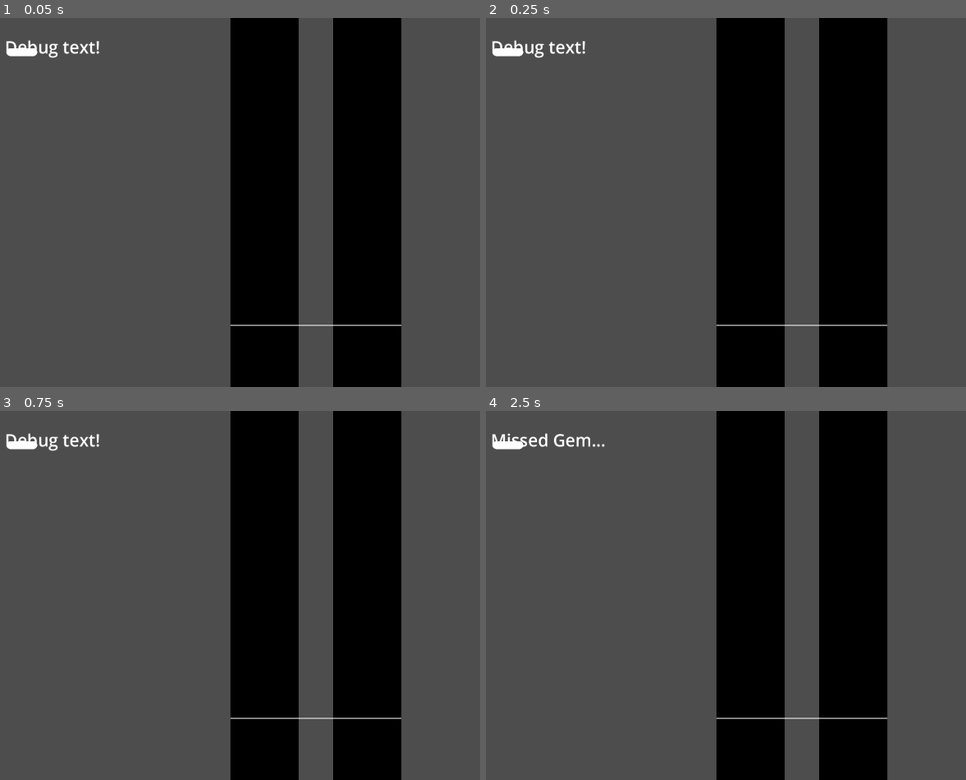
Above: before the commit, frames 1-4 (two rows, left to right).
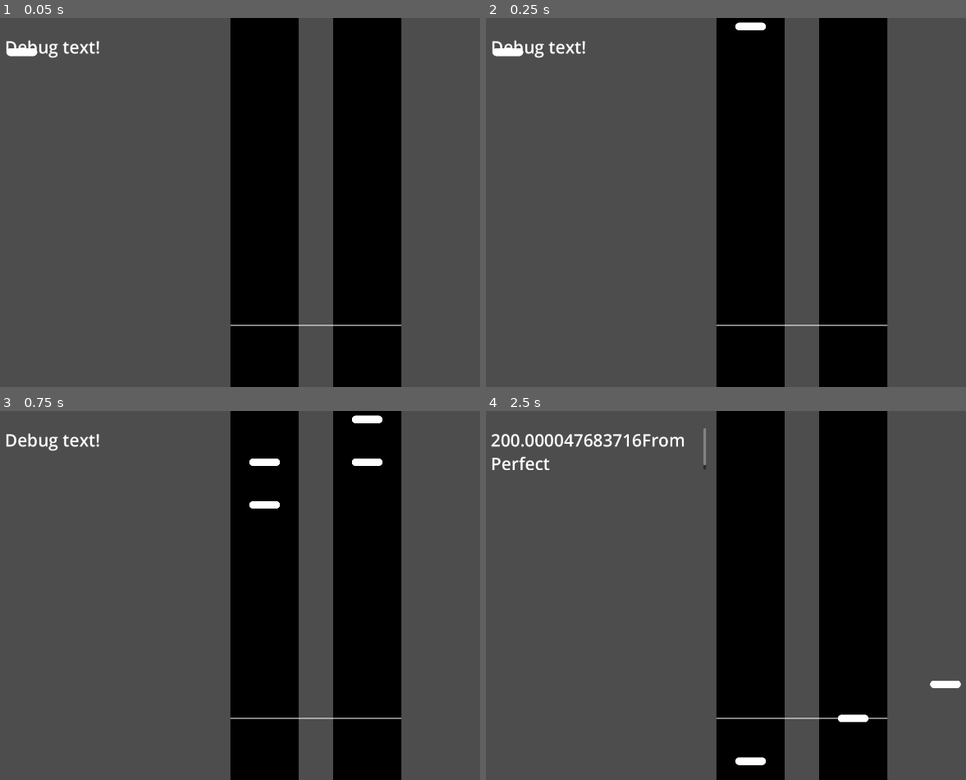
Above: after the commit, the same moments.

Repository: steamboatsonic/JamBop
Game: Godot game, scene res://Gameplay.tscn
The game is run twice, just before and just after one commit, with the same random seed, the same clock (stepped at 60 frames per second) and the same inputs.
Inputs:
- Up to frame 1 (0.05 s): no input
- Up to frame 2 (0.25 s): no input
- Up to frame 3 (0.75 s): hold D (Right) from 0.53 s (still down); hold Right (AButton) from 0.53 s (still down)
- Up to frame 4 (2.5 s): release D (Right) at 1.28 s; release Right (AButton) at 1.28 s; hold S (Down) 1.28-2.03 s; tap Down (BButton) at 1.35 s; hold D (Right) from 2.03 s (still down); hold Up (XButton) from 2.03 s (still down)

Frame 1 is identical in both runs. In frame 2, 0.1% of the frame differs, in the area x 51-59%, y 1-4%; in frame 3, 0.6%; in frame 4, 1.5%, in the area x 1-99%, y 4-96%.

Commit message:
Really Slide On Hit
-

Diff:
--- a/GemManager.gd
+++ b/GemManager.gd
@@ -104,7 +104,10 @@
 
 			#skip gems if they are in the wrong lane or have already completed
 			while gem[gemToHit].get_meta("Lane") != laneToHit  \
-				|| gem[gemToHit].get_meta("TimingMSec") < timingOfHit - timingWindow.back():
+				|| gem[gemToHit].get_meta("TimingMSec") < timingOfHit - timingWindow.back() \
+				|| gem[gemToHit].get_meta("Status") == "Missed" \
+				|| gem[gemToHit].get_meta("Status") == "Hit" \
+				|| gem[gemToHit].get_meta("Status") == "Completed":
 					#if the gem we're checking hasn't reached the timing window yet, no gem was hit
 					if gem[gemToHit].get_meta("TimingMSec") > timingOfHit + timingWindow.back():
 						break;
@@ -112,11 +115,12 @@
 
 			# we either found the next gem in the lane, or found there are no gems in the lane
 			# if the gem we cycled to is in the lane and in the timing window
-			if gem[gemToHit].get_meta("Lane") == laneToHit \
-				and gem[gemToHit].get_meta("TimingMSec") > timingOfHit - timingWindow.back() \
-				and gem[gemToHit].get_meta("TimingMSec") < timingOfHit + timingWindow.back():
-					somethingToHit = true;
-					gem[gemToHit].hit(timingOfHit);
+			if gemToHit < gem.size():
+				if gem[gemToHit].get_meta("Lane") == laneToHit \
+					and gem[gemToHit].get_meta("TimingMSec") > timingOfHit - timingWindow.back() \
+					and gem[gemToHit].get_meta("TimingMSec") < timingOfHit + timingWindow.back():
+						somethingToHit = true;
+						gem[gemToHit].hit(timingOfHit);
 
 		# Now look for gems that have left the playfield without being hit
 		# Doing it here instead of gem.gd to make sure inputs were considered first
@@ -127,7 +131,7 @@
 				gem[gemToHit].miss();
 				nextGem += 1;
 				if nextGem >= gem.size():
-					writeDebug("All gems accounted for")
+					# writeDebug("All gems accounted for")
 					stage = 2;
 					break
 
--- a/gem.gd
+++ b/gem.gd
@@ -11,7 +11,7 @@
 	set_meta("Active", true); # Hasn't been hit or missed yet
 	set_meta("InRange", false); # Is inside the timing window
 	#OffScreen, OnScreen, InRange, Missed, Hit, Completed
-	set_meta("Status", "Offscreen");
+	set_meta("Status", "OffScreen");
 
 	xPosition = 100.00;
 
@@ -36,7 +36,6 @@
 	if get_meta("Status") == "OffScreen":
 		if get_meta("MSecUntilPerfect") < 900 / gemManager.get_meta("gravity"):
 			set_meta("Status", "OnScreen")
-			writeDebug("On Screen");
 
 	#if earlier stage than InRange, check if it's InRange
 	if get_meta("Status") == "OnScreen":
@@ -66,7 +65,7 @@
 			position = Vector2(
 			position.x + 10,
 			position.y);
-			if position.x < 1520:
+			if position.x > 1520:
 				position = Vector2(
 				1520,
 				position.y);
--- a/gem_parent.tscn
+++ b/gem_parent.tscn
@@ -4,7 +4,6 @@
 [ext_resource type="Script" path="res://gem.gd" id="2_5siab"]
 
 [node name="GemParent" type="Sprite2D"]
-position = Vector2(809, 830)
 scale = Vector2(0.35, 0.35)
 texture = ExtResource("1_48w3t")
 script = ExtResource("2_5siab")
